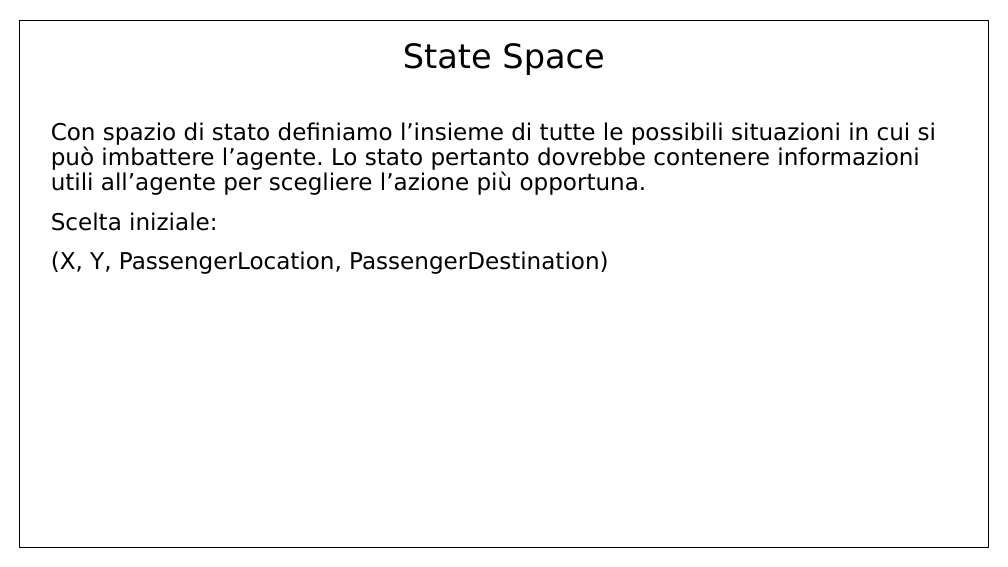
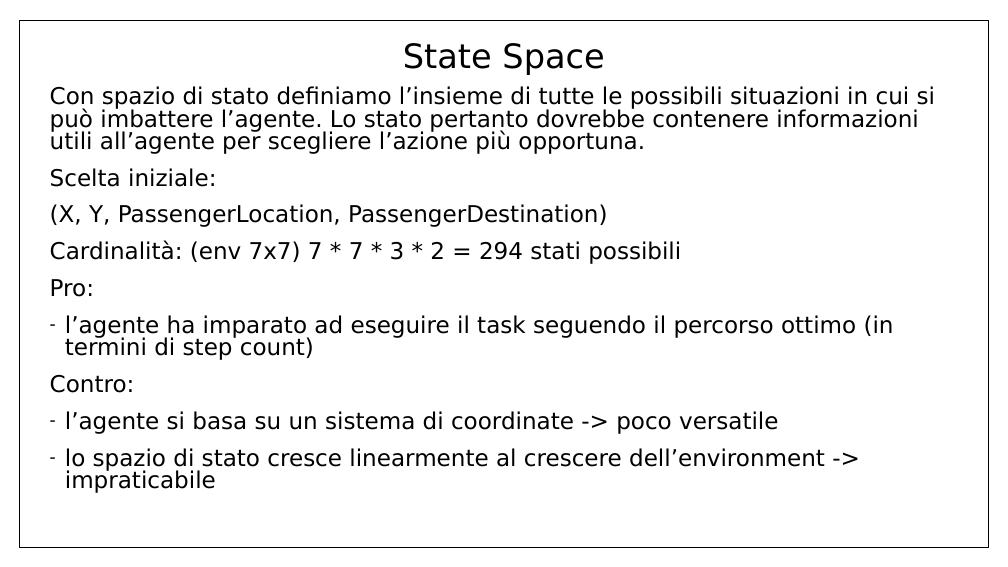
Before and after one commit to Ale1991/IntelligentSystemsLab, a slide deck: slide 11 of Presentazione_RLBrain.pptx. Drawn at 1008x567 pixels with LibreOffice and Linux fonts; fonts in the diff are those of the drawing. Boxes give left, top, right and bottom in pixels: in the first picture for what was removed or moved away, otherwise in the second. Text is boxed around its words. In the diff, an @@ line names an element or a change of style, - is before the commit and + after.

```diff
--- a/Presentazione_RLBrain.pptx
+++ b/Presentazione_RLBrain.pptx
@@ text "Con spazio di stato definiamo ...": place and size @@
-text "Con spazio di stato definiamo ..." at bbox=[51, 122, 936, 274]
+text "Con spazio di stato definiamo ..." at bbox=[50, 86, 935, 493]
@@ text at bbox=[50, 86, 935, 227]: line spacing 0.9 to 0.8 @@
@@ text at bbox=[50, 240, 894, 493]: paragraphs added @@
+Cardinalità: (env 7x7) 7 * 7 * 3 * 2 = 294 stati possibili
+Pro:
+– l’agente ha imparato ad eseguire il task seguendo il percorso ottimo (in termini di step count)
+Contro:
+– l’agente si basa su un sistema di coordinate -> poco versatile
+– lo spazio di stato cresce linearmente al crescere dell’environment -> impraticabile
```
Also in this commit, not shown: 5 other slides changed, 6 slides added, 2 slides removed.
